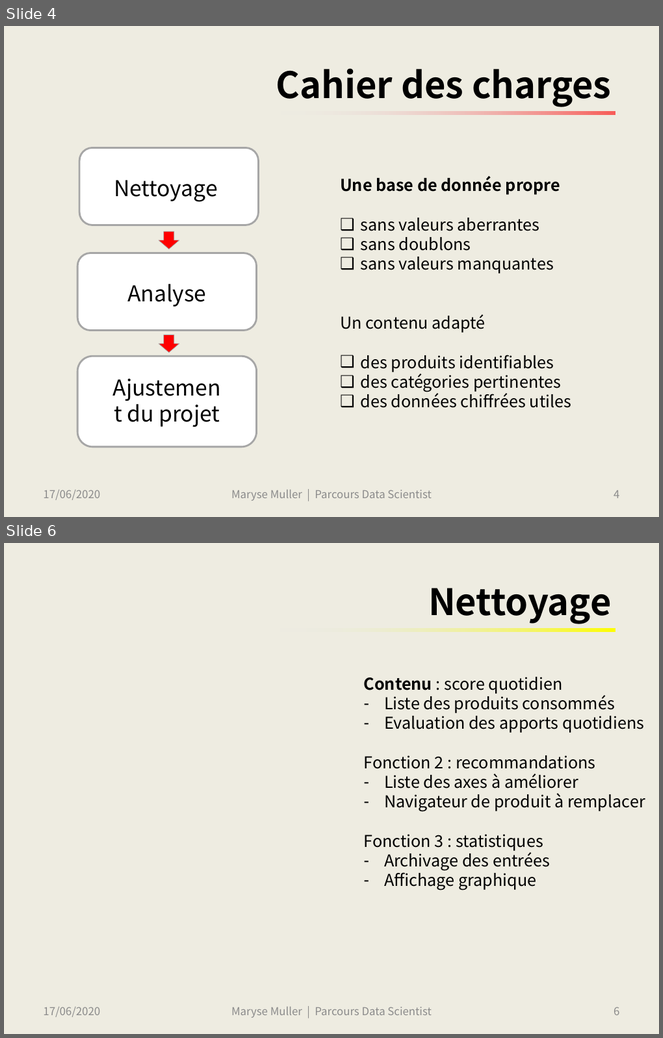
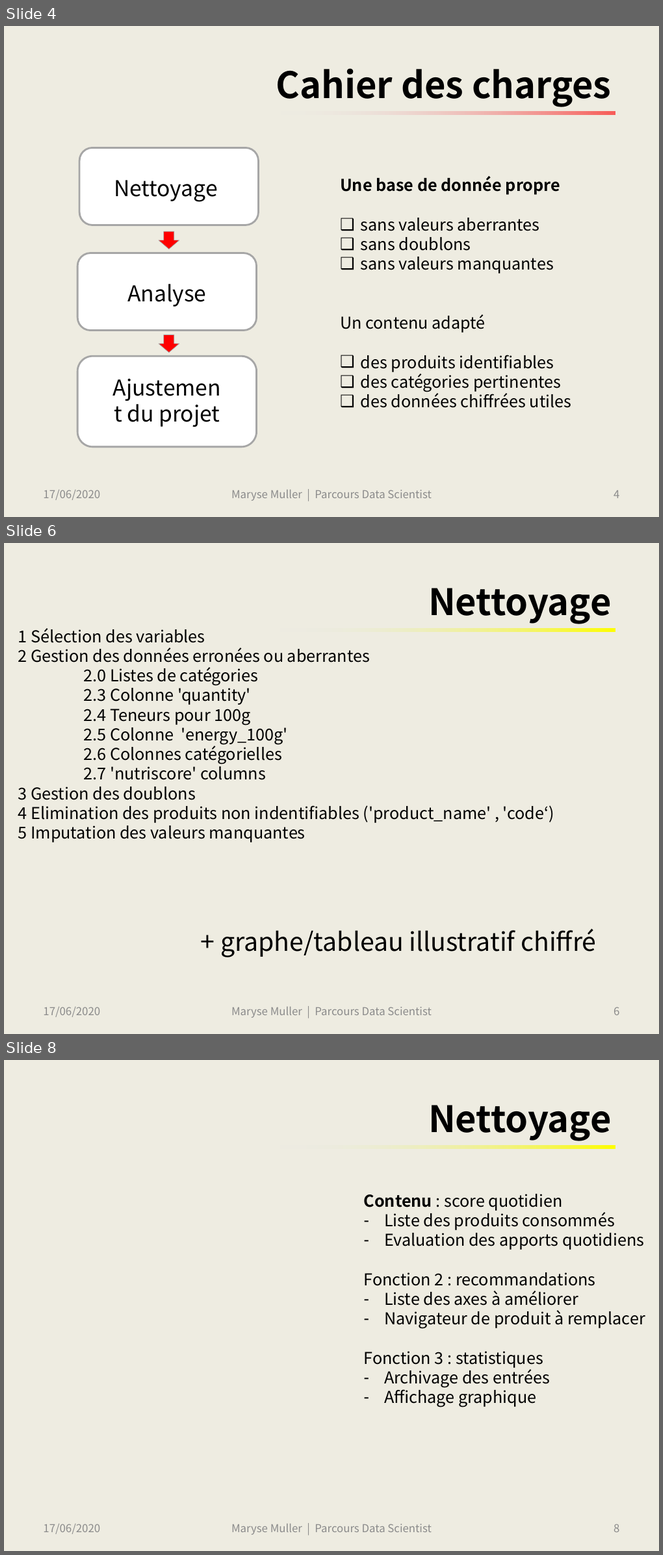
Before and after one commit to SmellyArmure/OC_DS_Project3, a slide deck: SOUTENANCE/Projet3.pptx. Shown one above the other, each under a label of ours: slides 4 and 6 before the commit, slides 4, 6 and 8 after it; the slides between them are not shown. The pictures are 663x1038 and 663x1555 pixels, drawn with LibreOffice and Linux fonts; fonts in the diff are those of the drawing. Boxes give left, top, right and bottom in pixels: in the first picture for what was removed or moved away, otherwise in the second. Text is boxed around its words. In the diff, an @@ line names an element or a change of style, - is before the commit and + after.

Commit message:
P3_Analysis : analyse temporelle des proportions des pnns1, de nutrigrade, des teneurs pour 100g et du nutriscore + rédaction + boxplots et préparation ANOVA

```diff
--- a/SOUTENANCE/Projet3.pptx
+++ b/SOUTENANCE/Projet3.pptx
@@ slide 6 added at <box>4,543,659,1034</box>, background #EEECE1 @@
@@ title added at <box>428,588,612,624</box>, 40 pt, text #000000, bold @@
+Nettoyage
@@ text added at <box>18,628,555,843</box>, 18 pt, text #000000 @@
+1 Sélection des variables
+2 Gestion des données erronées ou aberrantes
+2.0 Listes de catégories
+2.3 Colonne 'quantity'
+2.4 Teneurs pour 100g
+2.5 Colonne 'energy_100g'
+2.6 Colonnes catégorielles
+2.7 'nutriscore' columns
+3 Gestion des doublons
+4 Elimination des produits non indentifiables ('product_name' , 'code‘)
+5 Imputation des valeurs manquantes
@@ rectangle added at <box>278,629,615,632</box>, fill gradient #FFFF00 to #E1E8F5 @@
@@ text added at <box>220,929,596,958</box>, 28 pt, text #000000 @@
++ graphe/tableau illustratif chiffré
@@ text added at <box>43,1007,100,1017</box>, 12 pt, text #8C8C8C @@
+17/06/2020
@@ text added at <box>232,1007,431,1018</box>, 12 pt, text #8C8C8C @@
+Maryse Muller | Parcours Data Scientist
@@ page number added at <box>614,1007,620,1016</box>, 12 pt, text #8C8C8C @@
+6
@@ what was slide 6 is now slide 8 @@
```
Also in this commit, not shown: 2 slides changed, 7 other slides added, 35 other files.
